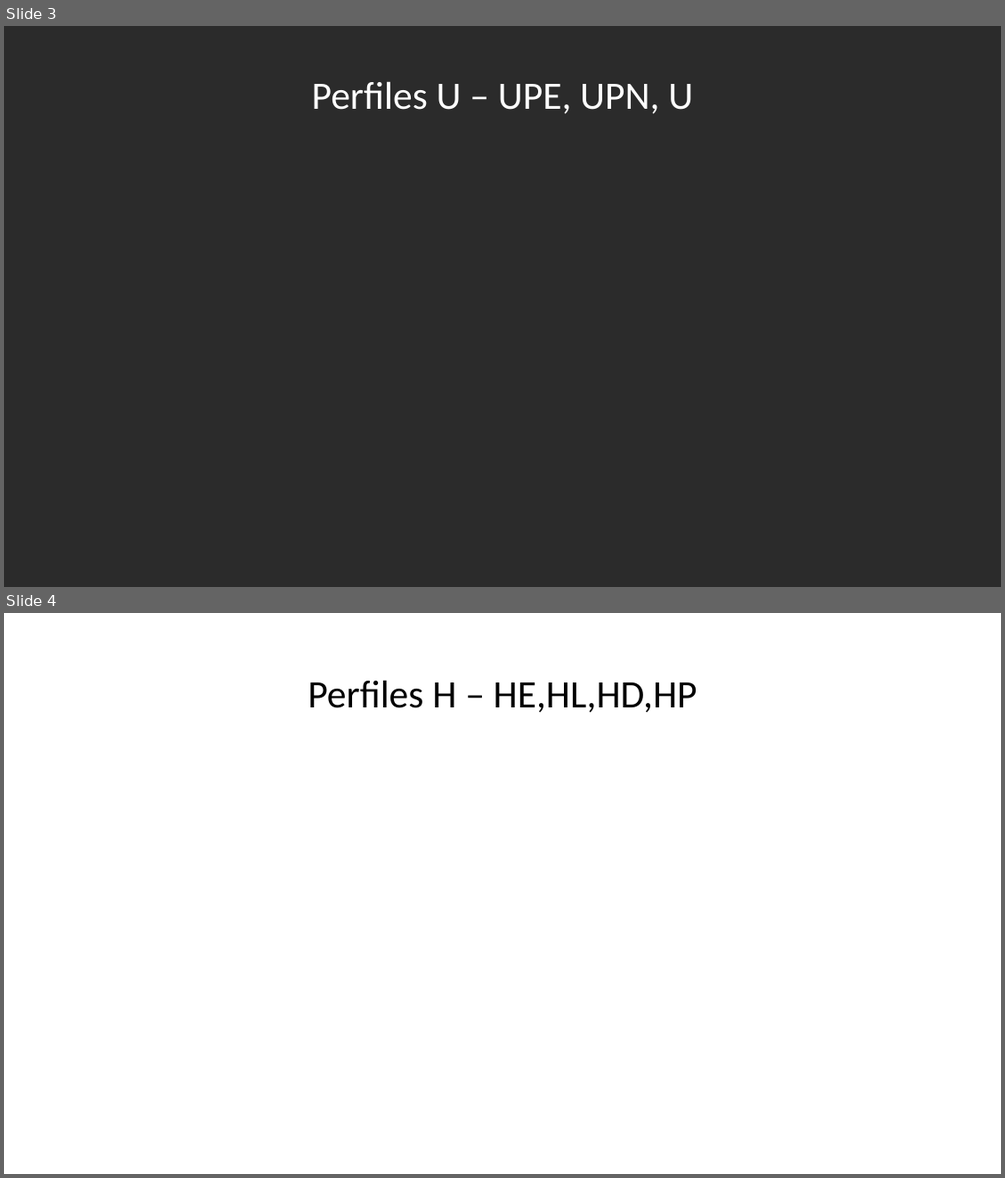
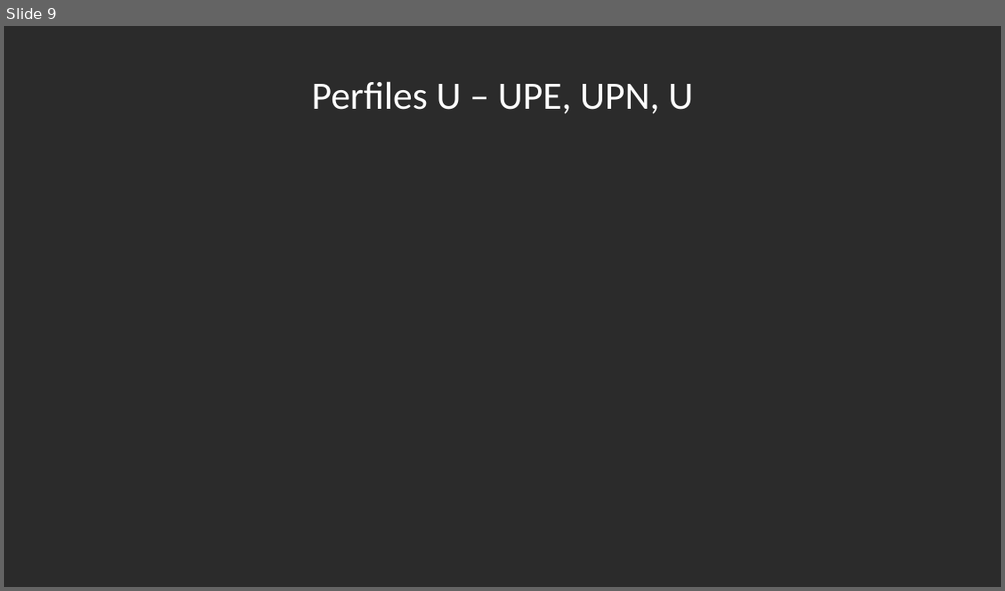
Before and after one commit to DanielPulido026/Carpinteria, a slide deck: Perfiles metalicos.pptx. Shown one above the other, each under a label of ours: slides 3 and 4 before the commit, slide 9 after it. The pictures are 1005x1178 and 1005x591 pixels, drawn with LibreOffice and Linux fonts; fonts in the diff are those of the drawing; background and template pictures are left out; a plain dark background stands for a picture behind light text. Boxes give left, top, right and bottom in pixels: in the first picture for what was removed or moved away, otherwise in the second. Text is boxed around its words. In the diff, an @@ line names an element or a change of style, - is before the commit and + after.

```diff
--- a/Perfiles metalicos.pptx
+++ b/Perfiles metalicos.pptx
@@ slide 4 removed at <box>4,613,1001,1174</box>, background picture (left out) @@
@@ text removed at <box>307,680,697,713</box> @@
-Perfiles H – HE,HL,HD,HP
@@ what was slide 3 is now slide 9 @@
```
Also in this commit, not shown: 11 slides added.
